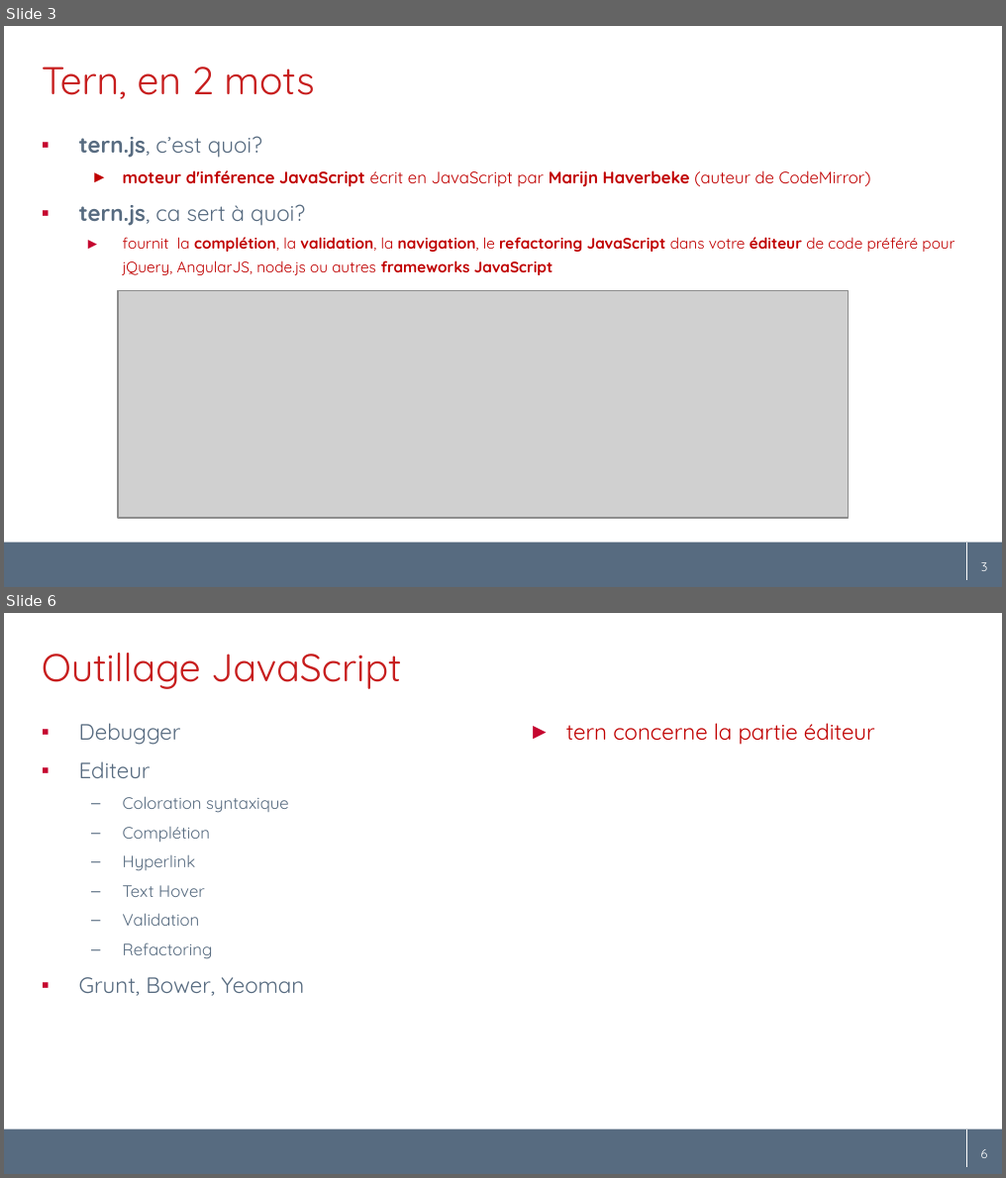
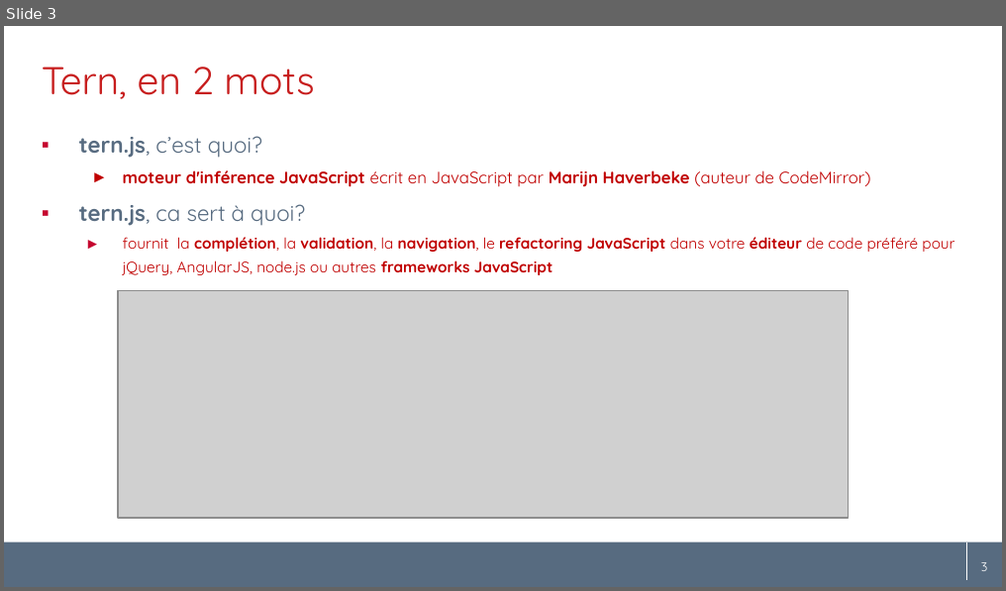
Before and after one commit to angelozerr/tern.java, a slide deck: docs/tern.java_fr.pptx. Shown one above the other, each under a label of ours: slides 3 and 6 before the commit, slide 3 after it; the slides between them are not shown. The pictures are 1006x1178 and 1006x591 pixels, drawn with LibreOffice and Linux fonts; fonts in the diff are those of the drawing; grey boxes stand for pictures; background and template pictures are left out. Boxes give left, top, right and bottom in pixels: in the first picture for what was removed or moved away, otherwise in the second. Text is boxed around its words. In the diff, an @@ line names an element or a change of style, - is before the commit and + after.

Commit message:
[docs] add tern-jug

```diff
--- a/docs/tern.java_fr.pptx
+++ b/docs/tern.java_fr.pptx
@@ slide 6 removed at (4,613,1002,1174), background #FFFFFF; not listed: 3 template elements that a slide beside it also shows @@
@@ title removed at (42,653,401,689) @@
-Outillage JavaScript
@@ text removed at (79,723,304,996) @@
-▪ Debugger
-▪ Editeur
-  – Coloration syntaxique
-  – Complétion
-  – Hyperlink
-  – Text Hover
-  – Validation
-  – Refactoring
-▪ Grunt, Bower, Yeoman
@@ text removed at (566,723,875,745) @@
-► tern concerne la partie éditeur
@@ page number removed at (963,1140,1002,1169) @@
-6
```
Also in this commit, not shown: 6 slides changed, 4 slides added, 3 other slides removed.
